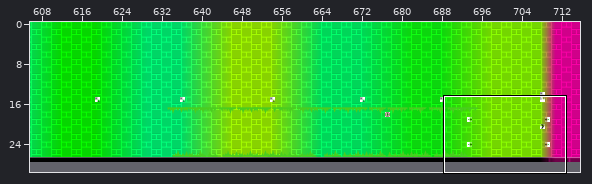
Two versions of a level (Tiled map, levels/chr_data/tmx/dryout.tmx). The picture above shows the old version from afar; the outline marks the close-up.
Close-up. The starting point:
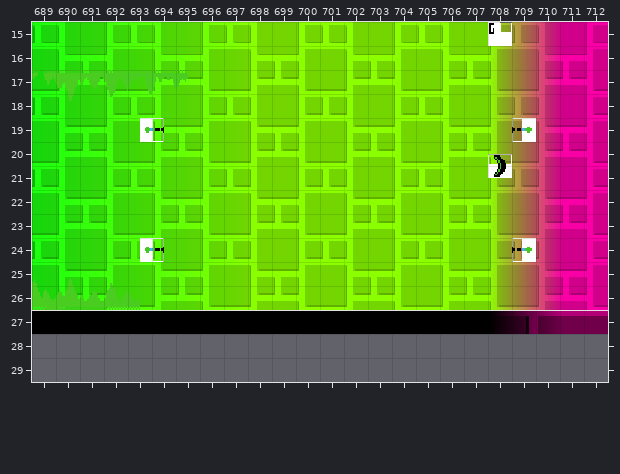
Cells are 16x16 px. Shown: x 689..712, y 15..29. Not drawn, because the pictures are missing: unchanged layers "Layer 2", "Layer 3".
And afterwards:
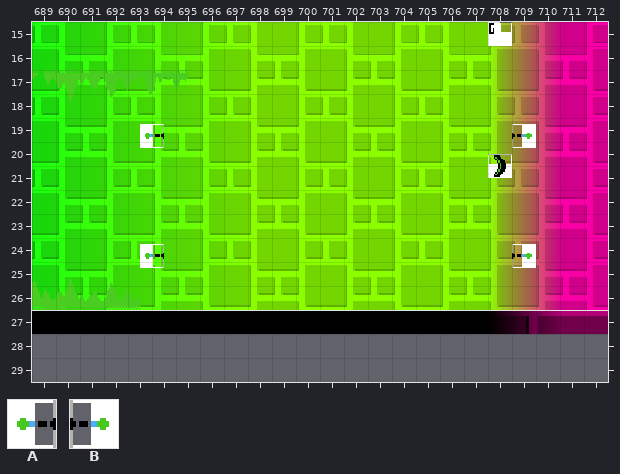
Key: from "sprites": A 62 "Decoration 62", B 63 "Decoration 63".
Objects are placed by their top-left corner, in cells (3,4 is the top-left corner of cell 3,4); size is 1x1 cell unless given.
From old to new:
{"where": "layer \"SP\""}
{"now": "B \"Decoration 63\" at 709,19.2"}
{"now": "A \"Decoration 62\" at 693.5,19.2"}
{"now": "B \"Decoration 63\" at 709,24.2"}
{"now": "A \"Decoration 62\" at 693.5,24.2"}
{"was": "B \"Decoration 63\" at 709,19"}
{"was": "A \"Decoration 62\" at 693.5,19"}
{"was": "B \"Decoration 63\" at 709,24"}
{"was": "A \"Decoration 62\" at 693.5,24"}
{"label":"changed","picture_box":[140,118,164,148]}
{"label":"changed","picture_box":[512,118,536,148]}
{"label":"changed","picture_box":[140,238,164,268]}
{"label":"changed","picture_box":[512,238,536,268]}
